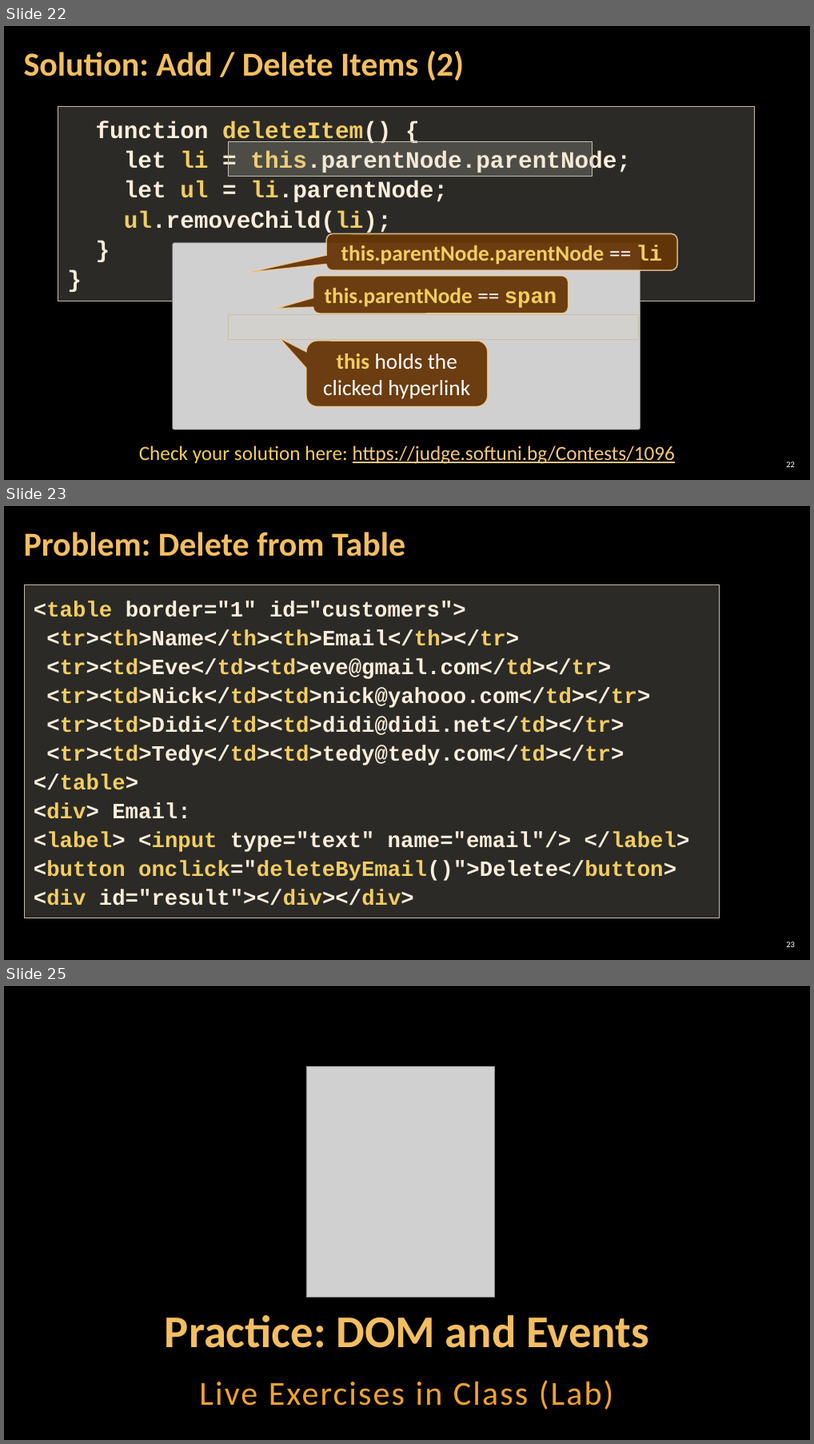
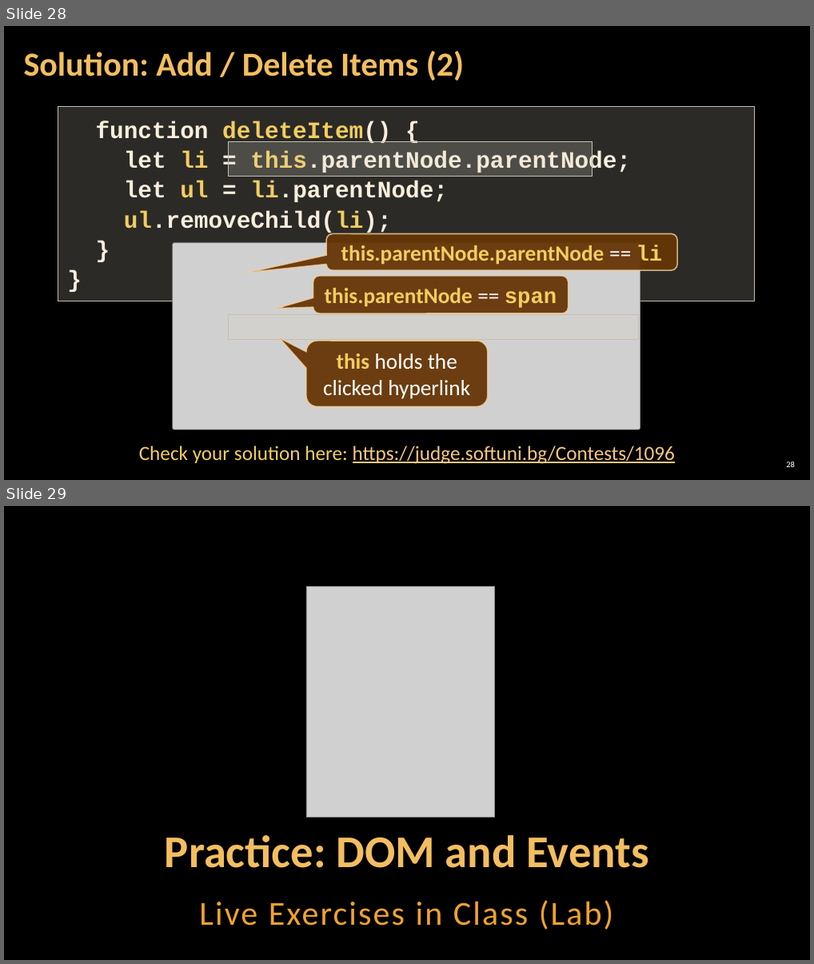
Before and after one commit to antoniaat/Front-End-Development, a slide deck: JavaScript_For_FrontEnd/02. JavaScript-for-Front-End-Introduction-to-DOM-and-Events/02. JavaScript-for-Front-End-Introduction-to-DOM-and-Events.pptx. Shown one above the other, each under a label of ours: slides 22, 23 and 25 before the commit, slides 28 and 29 after it; the slides between them are not shown. The pictures are 814x1444 and 814x964 pixels, drawn with LibreOffice and Linux fonts; fonts in the diff are those of the drawing; grey boxes stand for pictures; background and template pictures are left out. Boxes give left, top, right and bottom in pixels: in the first picture for what was removed or moved away, otherwise in the second. Text is boxed around its words. In the diff, an @@ line names an element or a change of style, - is before the commit and + after.

```diff
--- a/JavaScript_For_FrontEnd/02. JavaScript-for-Front-End-Introduction-to-DOM-and-Events/02. JavaScript-for-Front-End-Introduction-to-DOM-and-Events.pptx
+++ b/JavaScript_For_FrontEnd/02. JavaScript-for-Front-End-Introduction-to-DOM-and-Events/02. JavaScript-for-Front-End-Introduction-to-DOM-and-Events.pptx
@@ slide 23 removed at (4, 506, 810, 960), background picture (left out) @@
@@ title removed at (24, 532, 406, 556) @@
-Problem: Delete from Table
@@ rectangle removed at (24, 584, 720, 918) @@
-  <table border="1" id="customers">
-  <tr><th>Name</th><th>Email</th></tr>
-  <tr><td>Eve</td><td>eve@gmail.com</td></tr>
-  <tr><td>Nick</td><td>nick@yahooo.com</td></tr>
-  <tr><td>Didi</td><td>didi@didi.net</td></tr>
-  <tr><td>Tedy</td><td>tedy@tedy.com</td></tr>
-  </table>
-  <div> Email:
-  <label> <input type="text" name="email"/> </label>
-  <button onclick="deleteByEmail()">Delete</button>
-  <div id="result"></div></div>
@@ page number removed at (786, 941, 795, 947) @@
-23
@@ what was slide 22 is now slide 28 @@
@@ page number at (786, 461, 795, 467): text changed @@
-22
+28
@@ what was slide 25 is now slide 29 @@
```
Also in this commit, not shown: 6 slides changed, 6 slides added, 1 other slide removed.
